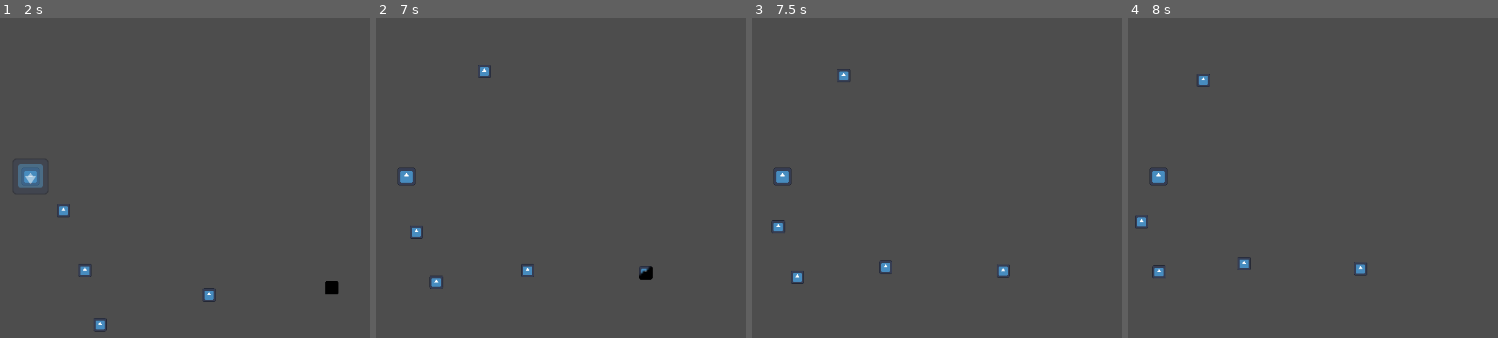
Above: before the commit, frames 1-4 (left to right).
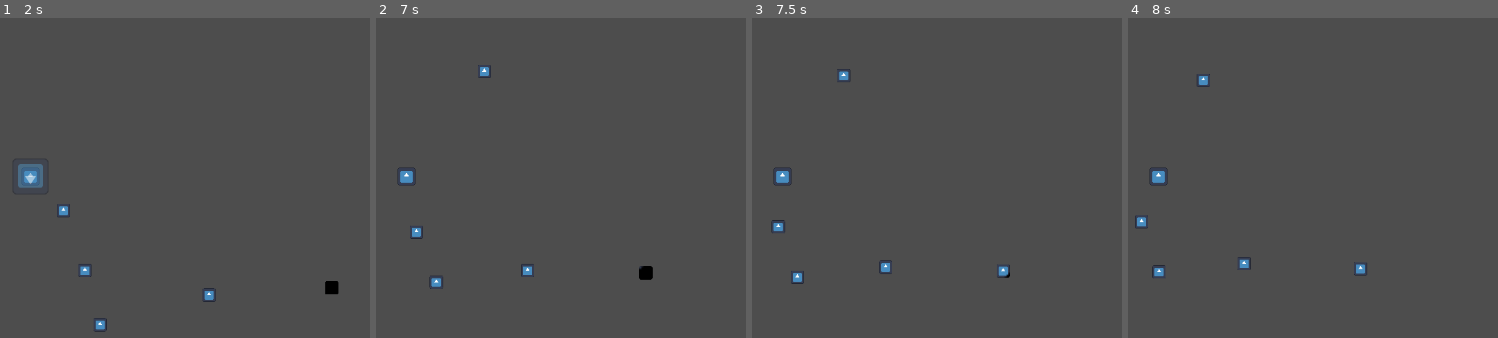
Above: after the commit, the same moments.

Repository: MaxAl100/PirateJam15
Game: Godot game, scene res://Scenes/BaseLevel.tscn
The game is run twice, just before and just after one commit, with the same random seed, the same clock (stepped at 60 frames per second) and the same inputs. The engine's default icon, where the game draws it, is replaced by a stand-in: a white triangle on a blue panel in a dark square.
Inputs:
- Up to frame 1 (2 s): hold W (move_up) from 0.53 s (still down)
- Up to frame 2 (7 s): release W (move_up) at 2.03 s; hold A (move_left) 2.03-3.53 s; hold S (move_down) 3.53-4.28 s; hold D (move_right) 4.28-5.03 s; hold W (move_up) 5.03-5.78 s; hold D (move_right) from 5.78 s (still down)
- Up to frame 3 (7.5 s): keep holding D (move_right)
- Up to frame 4 (8 s): keep holding D (move_right)

Frame 1 is identical in both runs. In frame 2, less than 0.1% of the frame differs, in the area x 71-75%, y 77-81%; in frame 3, less than 0.1%; in frame 4, nothing differs.

Commit message:
Functioning decrease viewrange

Diff:
--- a/Entities/Other/DecreasingCircle.tscn
+++ /dev/null
@@ -1,25 +0,0 @@
-[gd_scene load_steps=4 format=3 uid="uid://kjlf1qd1agvw"]
-
-[ext_resource type="Script" path="res://Scripts/Others/DecreasingCircle.gd" id="1_dtt8p"]
-[ext_resource type="Texture2D" uid="uid://buvi6hgyh5857" path="res://Sprites/icon.svg" id="2_0ev0r"]
-
-[sub_resource type="CapsuleShape2D" id="CapsuleShape2D_hrrb5"]
-radius = 217.0
-height = 580.0
-
-[node name="DecreasingCircle" type="Area2D"]
-script = ExtResource("1_dtt8p")
-
-[node name="DecreasingCollider" type="CollisionShape2D" parent="."]
-rotation = 1.5708
-shape = SubResource("CapsuleShape2D_hrrb5")
-
-[node name="Sprite2D" type="Sprite2D" parent="."]
-position = Vector2(-6.5, 0.999985)
-scale = Vector2(2.50781, 3.39063)
-texture = ExtResource("2_0ev0r")
-
-[node name="Sprite2D2" type="Sprite2D" parent="."]
-position = Vector2(-1.5, 0.500004)
-scale = Vector2(4.25781, 1.89844)
-texture = ExtResource("2_0ev0r")
--- a/Scenes/BaseLevel.tscn
+++ b/Scenes/BaseLevel.tscn
@@ -11,18 +11,19 @@
 
 [node name="BaseLevel" type="Node2D"]
 
-[node name="Player" parent="." instance=ExtResource("1_2w1nt")]
+[node name="Player" parent="." node_paths=PackedStringArray("Light") instance=ExtResource("1_2w1nt")]
 top_level = true
 Bullets = Array[PackedScene]([ExtResource("2_d6ayu"), ExtResource("3_7vh52"), ExtResource("4_08d6u"), ExtResource("5_0vqtt")])
+Light = NodePath("PointLight2D")
 
 [node name="PlayerCamera" type="Camera2D" parent="Player"]
 
 [node name="PointLight2D" type="PointLight2D" parent="Player"]
 blend_mode = 2
+range_item_cull_mask = 7
 shadow_enabled = true
 shadow_color = Color(0, 0, 0, 1)
 texture = ExtResource("6_atsj0")
-texture_scale = 3.0
 
 [node name="EnemyManager" type="Node2D" parent="."]
 script = ExtResource("2_ewsba")
--- a/Scripts/Entities/Player.gd
+++ b/Scripts/Entities/Player.gd
@@ -2,8 +2,11 @@
 
 @export var Speed = 40.0
 @export var Bullets: Array[PackedScene] = []
-var timesForBullets: Array[float] = []
-@export var Health = 200.0
+var TimesForBullets: Array[float] = []
+
+@export var Health = 300.0
+@export var DecreaseStrength = 1.0
+@export var Light: PointLight2D
 
 @export var MaxInvincibilityTime = 0.8
 var CurrentInvincibilityTime = 0
@@ -14,12 +17,17 @@
 var _last_direction = Vector2.RIGHT
 
 func _ready():
-	timesForBullets.resize(Bullets.size())
+	TimesForBullets.resize(Bullets.size())
 	for i in range(Bullets.size()):
 		var bullet_instance = Bullets[i].instantiate()
-		timesForBullets[i] = bullet_instance.currentTimeBetweenAttacks
+		TimesForBullets[i] = bullet_instance.currentTimeBetweenAttacks
 
 func _physics_process(delta):
+	Health -= delta * DecreaseStrength
+	if fmod(Health, 10.0) == 0:
+		print(Health)
+	Light.scale = Vector2(Health/100, Health/100)
+
 	velocity = Vector2.ZERO
 
 	if Input.is_action_pressed("move_down"):
@@ -43,12 +51,12 @@
 		if "Enemy" in collision_name:
 			_recieve_damage(collision)
 
-	for i in range(timesForBullets.size()):
-		timesForBullets[i] -= delta
-		if timesForBullets[i] <= 0:
+	for i in range(TimesForBullets.size()):
+		TimesForBullets[i] -= delta
+		if TimesForBullets[i] <= 0:
 			_shoot_bullet(Bullets[i])
 			var bullet_instance = Bullets[i].instantiate()
-			timesForBullets[i] = bullet_instance.maxTimeBetweenAttacks
+			TimesForBullets[i] = bullet_instance.maxTimeBetweenAttacks
 
 func _recieve_damage(collision):
 	if CurrentInvincibilityTime > 0:
--- a/Scripts/Others/DecreasingCircle.gd
+++ /dev/null
@@ -1,16 +0,0 @@
-extends Area2D
-
-@export var size = 1.0
-@export var decreaseSpeed = 0.00004
-
-
-func _ready():
-	pass
-
-
-func _process(delta):
-	size -= delta * decreaseSpeed
-	self.apply_scale( Vector2(size,size) )
-
-func increase_size(ammount):
-	size += ammount
